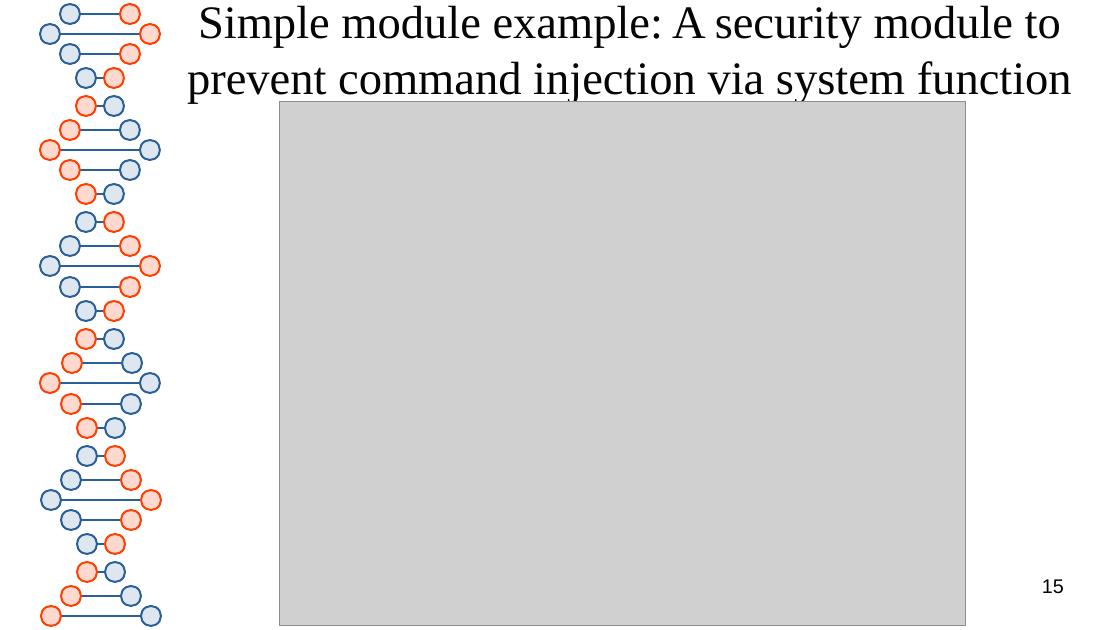
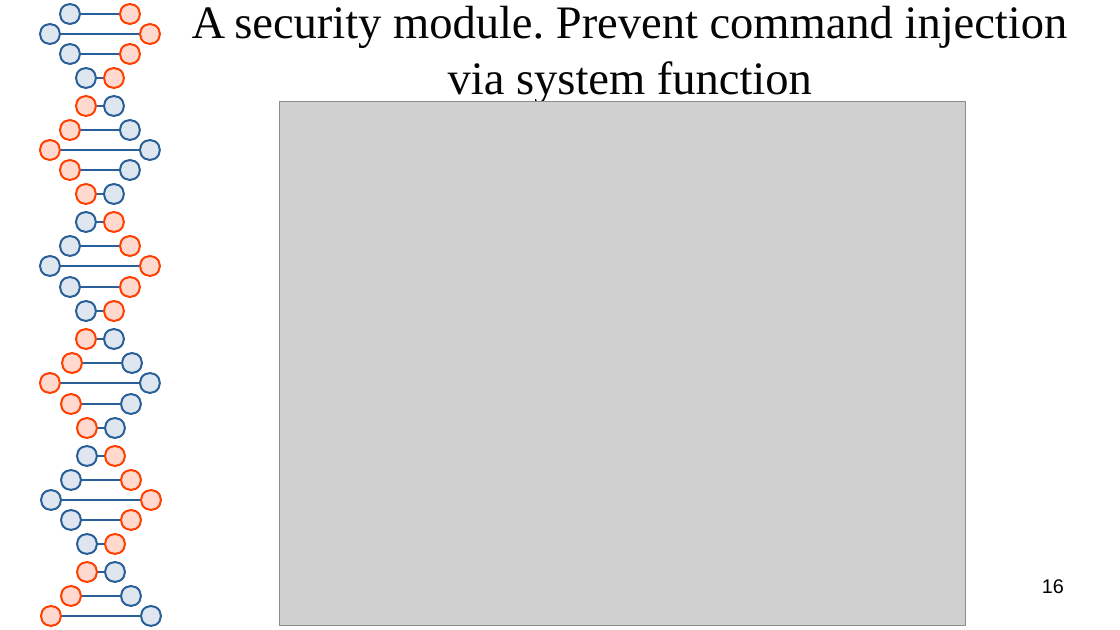
Before and after one commit to advanced-microcode-patching/shiva, a slide deck: slide 16 of presentation/shiva_runtime.odp (slide 15 before the commit). Drawn at 1120x630 pixels with LibreOffice and Linux fonts; fonts in the diff are those of the drawing; grey boxes stand for pictures. Boxes give left, top, right and bottom in pixels: in the first picture for what was removed or moved away, otherwise in the second. Text is boxed around its words. In the diff, an @@ line names an element or a change of style, - is before the commit and + after.

```diff
--- a/presentation/shiva_runtime.odp
+++ b/presentation/shiva_runtime.odp
@@ title at [192, 5, 1068, 104]: text changed @@
-Simple module example: A security module to prevent command injection via system function
+A security module. Prevent command injection via system function
@@ page number at [1042, 579, 1064, 594]: text changed @@
-15
+16
```
Also in this commit, not shown: 8 other slides changed, 27 slides added, 1 slide removed, 12 other files.
